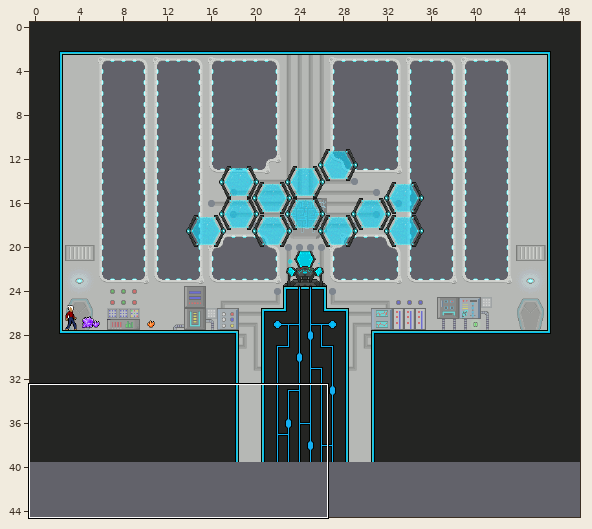
Tiled map -- map-src/Finale.tmx. Above: a wide view before the commit, with the close-up outlined.
Close-up. Before:
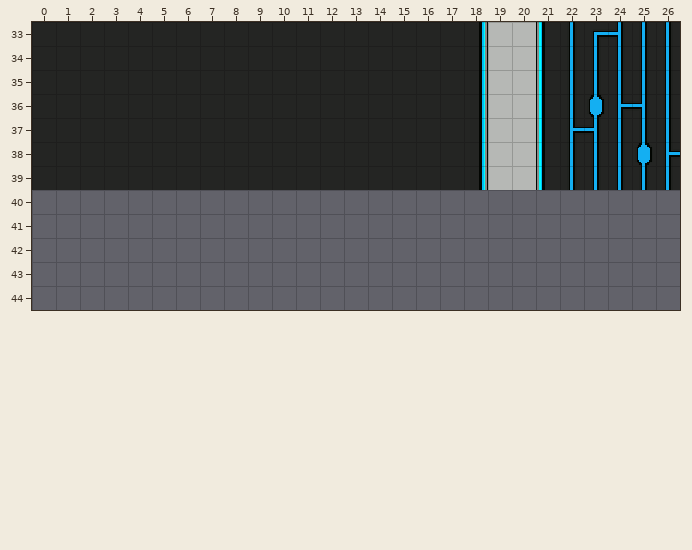
Cells are 16x16 px. Shown: x 0..26, y 33..44. The commit also changed other parts of the map, which this record leaves out. The old version is drawn lined up with the new one.
After:
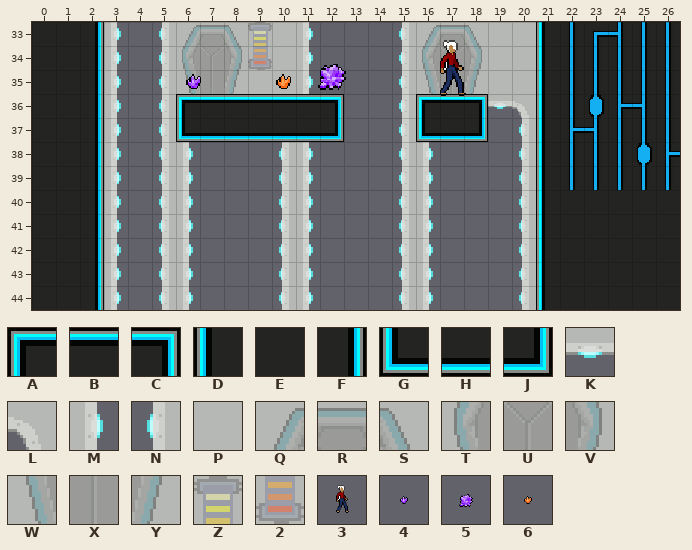
Key: from "main": A 0, B 1, C 2, D 25, E 26, F 27, G 50, H 51, J 52, K 248, L 249, M 272, N 274, P 278, Q 320, R 321, S 322, T 345, U 346, V 347, W 370, X 371, Y 372, Z 451, 2 476; from "objects": 3 0 "Player", 4 4 "Gravitite", 5 9 "BigGravitite", 6 13 "Negravitite".
_ is an empty cell, . an unchanged one.
Objects are placed by their top-left corner, in cells (3,4 is the top-left corner of cell 3,4); size is 1x1 cell unless given.
The exact change:
map size 50x40 -> 50x45 cells
--- layer "Tile Layer 1"
@@ x 0..26 @@
-33 ..EEEEEEEEEEEEEEEEF........
-34 ..EEEEEEEEEEEEEEEEF........
-35 ..EEEEEEEEEEEEEEEEF........
-36 ..EEEEEEEEEEEEEEEEFPP......
-37 ..EEEEEEEEEEEEEEEEFPP......
-38 ..EEEEEEEEEEEEEEEEFPP......
-39 ..EEEEEEEEEEEEEEEEFPP......
-40 ____.__...__...__..._______
-41 ____.__...__...__..._______
-42 ____.__...__...__..._______
-43 ____.__...__...__..._______
-44 ____.__...__...__..._______
+33 ..FM_NQRSZPM___NQRS........
+34 ..FM_NTUV2PM___NTUV........
+35 ..FM_NWXYPPM___NWXY........
+36 ..FM_NABBBBBC__NABCKL......
+37 ..FM_NGHHHHHJ__NGHJ_N......
+38 ..FM_NM___NM___NM___N......
+39 ..FM_NM___NM___NM___N......
+40 EEFM.NM...NM...NM...NDEEEEE
+41 EEFM.NM...NM...NM...NDEEEEE
+42 EEFM.NM...NM...NM...NDEEEEE
+43 EEFM.NM...NM...NM...NDEEEEE
+44 EEFM.NM...NM...NM...NDEEEEE
--- layer "Object Layer 1"
-(outside this view)
+3 "Player" at 15.5,33 size 4x4
-(outside this view)
+5 "BigGravitite" at 10.5,33.2 size 4x4
-(outside this view)
+4 "Gravitite" at 4.8,33.5 size 4x4
-(outside this view)
+6 "Negravitite" at 8.5,33.5 size 4x4
Boxes around the changes in both close-ups, in picture pixels (x1, y1, x2, y2):
changed: (32, 22, 680, 310)
